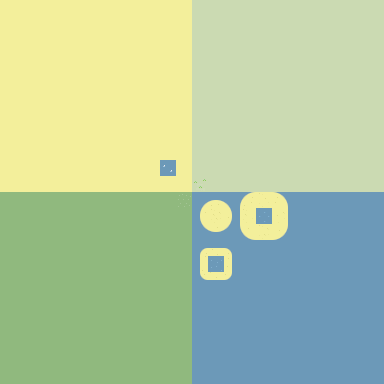
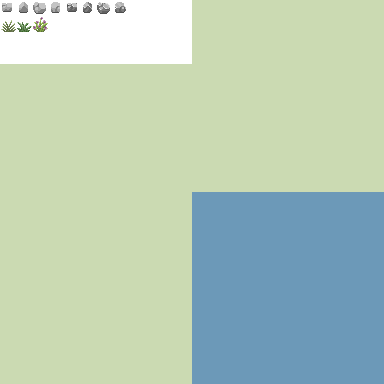
Revision of a layered 384 x 384 image; what changed, layer by layer:
added layer "objects" above "Pasted Layer" over [0, 0, 288, 384]
renamed "tiles" to "terrain", hid it, moved it above "objects copy" over [0, 0, 288, 384]
hid "Background" over [0, 0, 288, 384]
